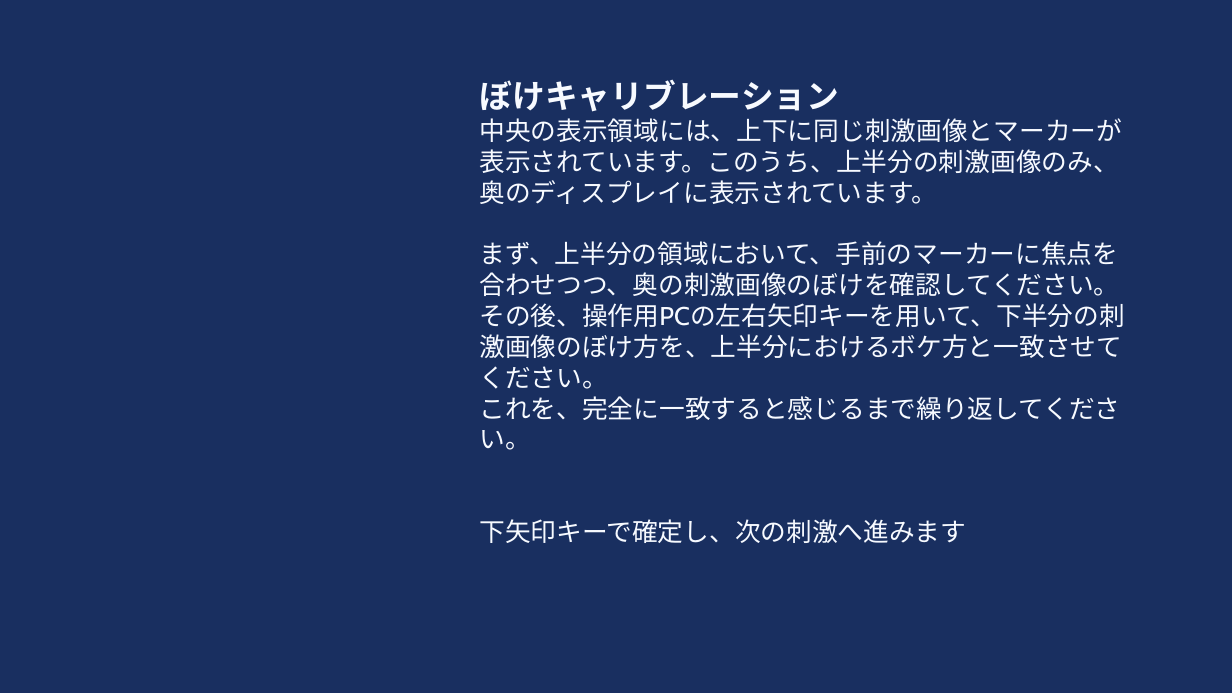
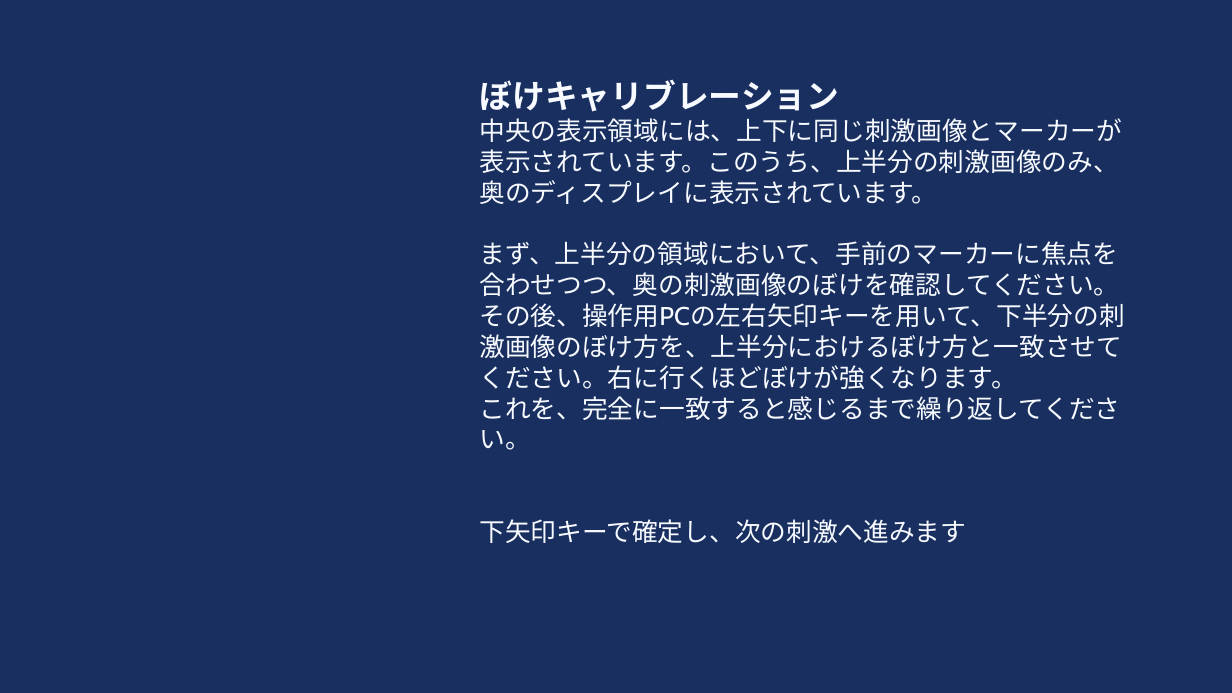
Before and after one commit to HAMADAKAZUKI2423/lab, a slide deck: slide 5 of tex/ethicsreview/ethics_review_visibility/別紙2評価実験説明.pptx. Drawn at 1232x693 pixels with LibreOffice and Linux fonts; fonts in the diff are those of the drawing. Boxes give left, top, right and bottom in pixels: in the first picture for what was removed or moved away, otherwise in the second. Text is boxed around its words. In the diff, an @@ line names an element or a change of style, - is before the commit and + after.

```diff
--- a/tex/ethicsreview/ethics_review_visibility/別紙2評価実験説明.pptx
+++ b/tex/ethicsreview/ethics_review_visibility/別紙2評価実験説明.pptx
@@ text at (479, 303, 1125, 389): text changed @@
-その後、操作用PCの左右矢印キーを用いて、下半分の刺激画像のぼけ方を、上半分におけるボケ方と一致させてください。
+その後、操作用PCの左右矢印キーを用いて、下半分の刺激画像のぼけ方を、上半分におけるぼけ方と一致させてください。右に行くほどぼけが強くなります。
```
Also in this commit, not shown: 2 other slides changed.
